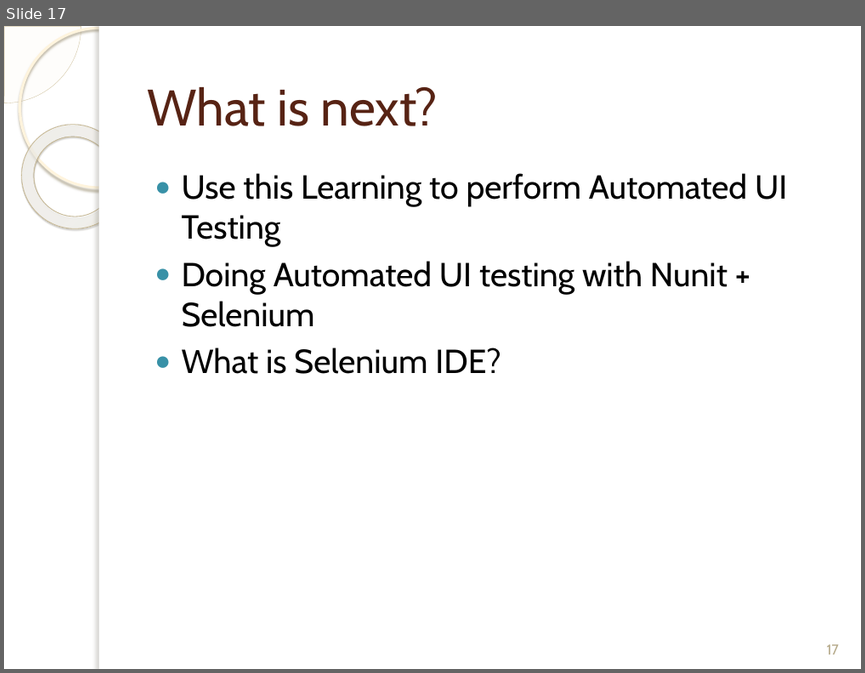
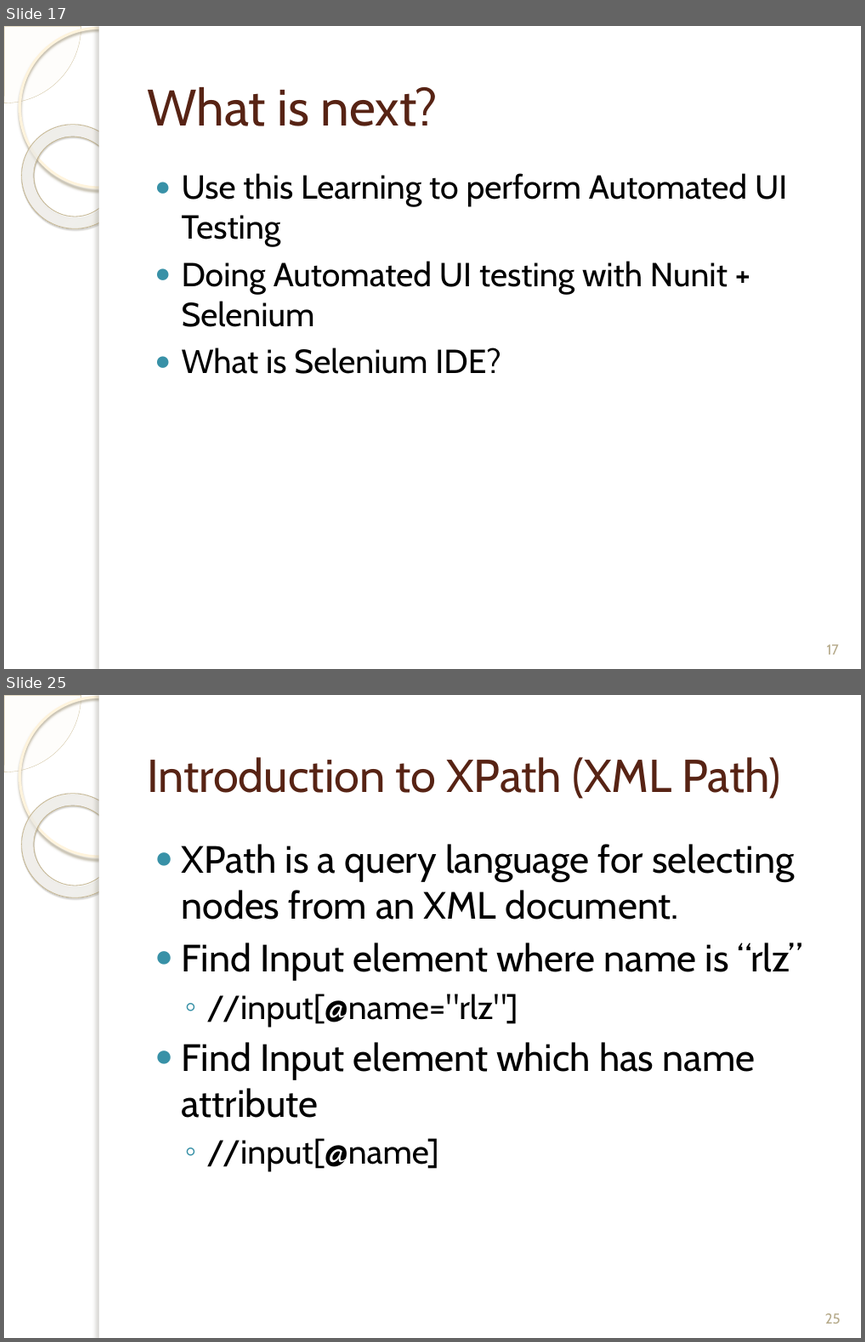
Before and after one commit to bilalshahzad139/SeleniumUIAutomation, a slide deck: Intro_To_Selenium.pptx. Shown one above the other, each under a label of ours: slide 17 before the commit, slides 17 and 25 after it; the slides between them are not shown. The pictures are 865x673 and 865x1342 pixels, drawn with LibreOffice and Linux fonts; fonts in the diff are those of the drawing; background and template pictures are left out. Boxes give left, top, right and bottom in pixels: in the first picture for what was removed or moved away, otherwise in the second. Text is boxed around its words. In the diff, an @@ line names an element or a change of style, - is before the commit and + after.

```diff
--- a/Intro_To_Selenium.pptx
+++ b/Intro_To_Selenium.pptx
@@ slide 25 added at (4,695,861,1338), background picture (left out); not listed: 5 template elements that a slide beside it also shows @@
@@ title added at (147,757,781,799), 38.7 pt, text #572314 @@
+Introduction to XPath (XML Path)
@@ text added at (182,844,803,1172), 32 pt, text #000000 @@
+● XPath is a query language for selecting nodes from an XML document.
+● Find Input element where name is “rlz”
+  ◦ //input[@name="rlz"]
+● Find Input element which has name attribute
+  ◦ //input[@name]
@@ page number added at (825,1313,840,1323), 12 pt, text #B6A98A @@
+25
```
Also in this commit, not shown: 1 slide changed, 9 other slides added, 7 other files.
